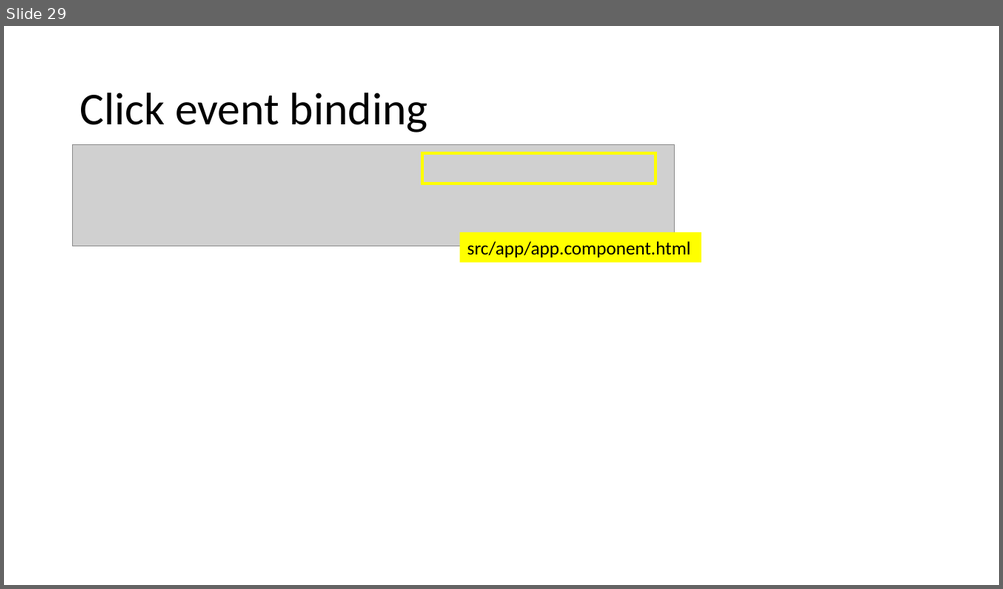
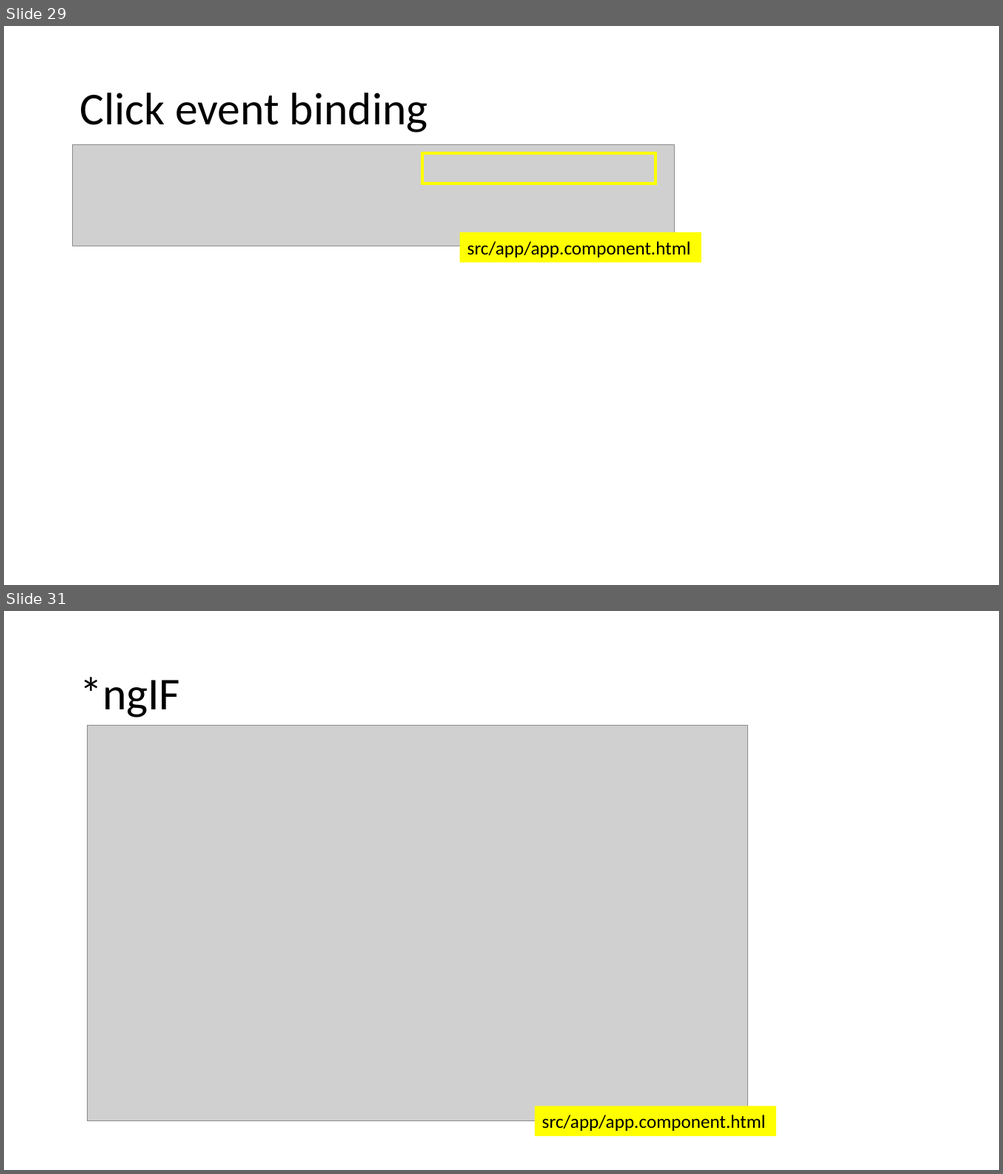
Before and after one commit to alifrazanit/ngodingBareng, a slide deck: Week 6.pptx. Shown one above the other, each under a label of ours: slide 29 before the commit, slides 29 and 31 after it; the slides between them are not shown. The pictures are 1003x589 and 1003x1174 pixels, drawn with LibreOffice and Linux fonts; fonts in the diff are those of the drawing; grey boxes stand for pictures. Boxes give left, top, right and bottom in pixels: in the first picture for what was removed or moved away, otherwise in the second. Text is boxed around its words. In the diff, an @@ line names an element or a change of style, - is before the commit and + after.

```diff
--- a/Week 6.pptx
+++ b/Week 6.pptx
@@ slide 31 added at (4, 611, 999, 1170), background #FFFFFF @@
@@ title added at (79, 677, 180, 718), 44 pt, text #000000 @@
+*ngIF
@@ picture added at (87, 725, 747, 1122) @@
@@ rectangle added at (535, 1106, 776, 1136), fill #FFFF00, 18 pt, text #000000 @@
+src/app/app.component.html
```
Also in this commit, not shown: 5 other slides added, 2 other files.
